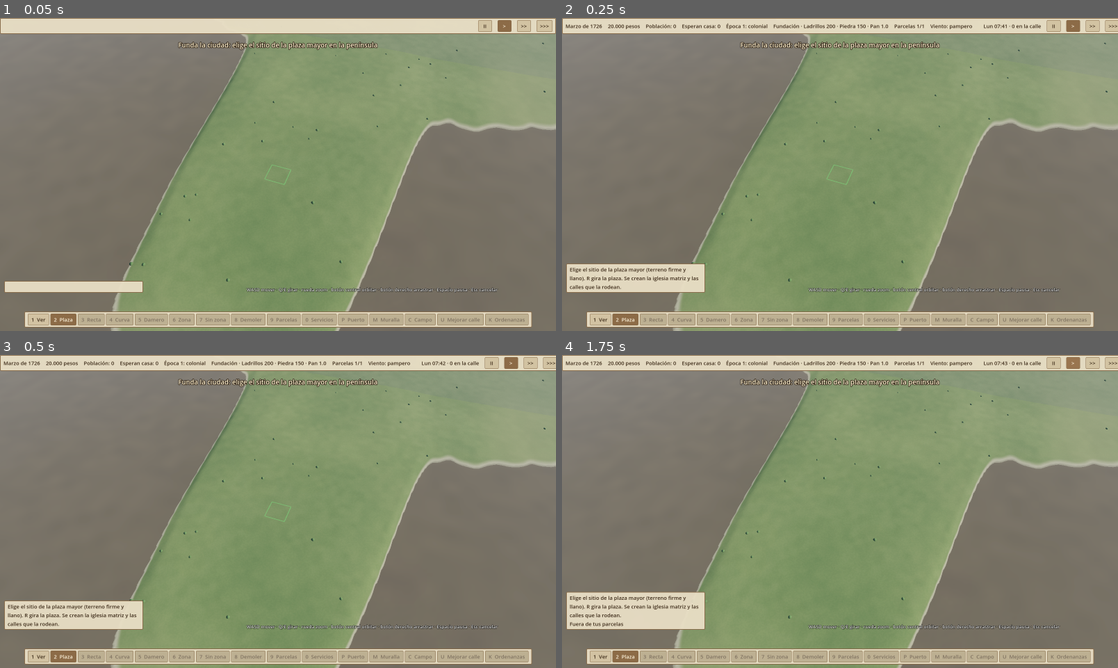
Above: before the commit, frames 1-4 (two rows, left to right).
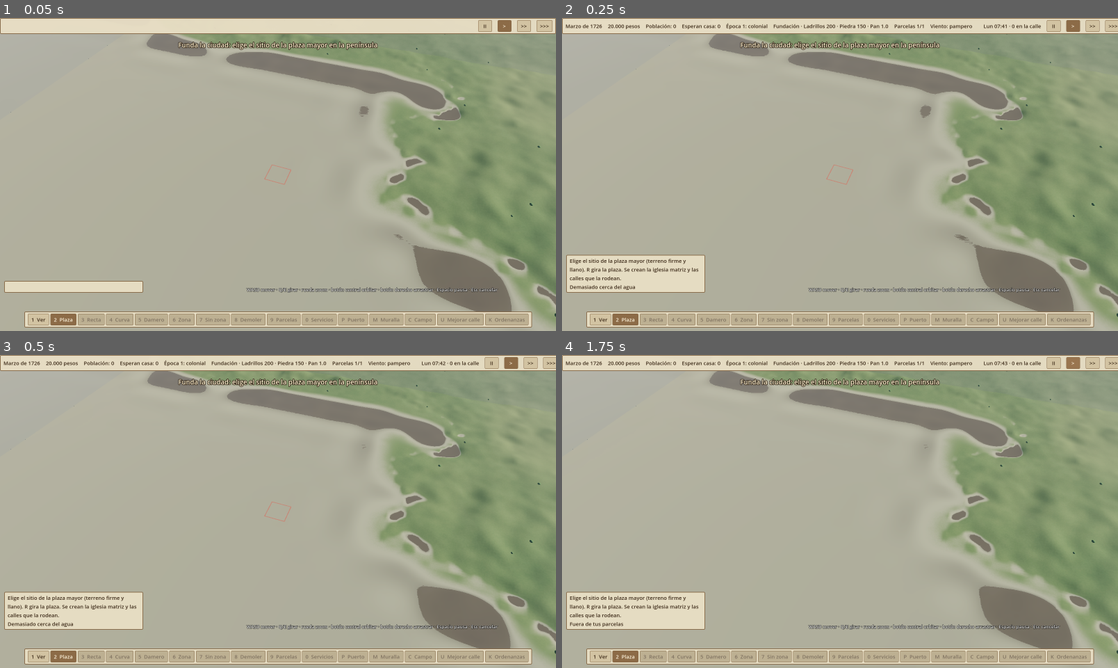
Above: after the commit, the same moments.

Repository: adriangrochi-code/city-Sim-2027
Game: Godot game, scene res://scenes/main.tscn
Same seed, same stepped clock (60 frames per second), same inputs: the game is played once before the commit and once after it.
Inputs:
- Up to frame 1 (0.05 s): no input
- Up to frame 2 (0.25 s): no input
- Up to frame 3 (0.5 s): no input
- Up to frame 4 (1.75 s): click "II" at 0.5 s; click ">" at 1.25 s

The runs differ from the first frame. In frame 1, 74% of the frame differs, in the area x 0-100%, y 0-100%; in frame 2, 73%; in frame 3, 73%; in frame 4, 72%.

Commit message:
Interfaz del motor y mapa real: trabajo en curso (2)
Más cambios parciales; se revisan y completan al terminar.

Co-Authored-By: Claude Opus 5.5 <noreply@anthropic.com>
Claude-Session: https://claude.ai/code/session_01QadJfNU4UeZ9j3NyR8vJkj

Diff:
--- a/scripts/world/terrain_gen.gd
+++ b/scripts/world/terrain_gen.gd
@@ -1,17 +1,36 @@
 extends RefCounted
-## Geografía del mapa (prototipo 1): península, bahía, cerro, arroyos y cuchillas.
-## La altura sale de una función determinista, así se puede consultar en cualquier punto
-## (malla del terreno, calles, solares, árboles y selección con el ratón).
+## Geografía del mapa. Por omisión es la **geografía real de Montevideo**: la península de la
+## Ciudad Vieja, la bahía, el Cerro, los arroyos y la costa del Río de la Plata, a partir de
+## datos de elevación reales (ver docs/sistemas/mapa-real.md y tools/mapa_real/).
+## La geografía inventada del primer prototipo sigue disponible con `--mapa=ficticio`.
+##
+## La altura se puede consultar en cualquier punto (malla del terreno, calles, solares,
+## árboles y selección con el ratón). Coordenadas: x hacia el este, z hacia el sur, en metros,
+## con (0, 0) en la esquina noroeste del mapa jugable.
 
 const MAP_SIZE := 24000.0
 const TILE_SIZE := 3000.0
 const TILES := 8
+const HASH_CELL := 200.0
+const MAP_DIR := "res://assets/mapas/montevideo/"
+
+## Mapa real: centro sugerido para la plaza mayor (Ciudad Vieja, junto a la Plaza Matriz) y
+## cumbre del Cerro. Los mismos valores están en assets/mapas/montevideo/meta.json.
+const FOUNDING_SITE := Vector2(11057.7, 14108.9)
+const CERRO := Vector2(5923.7, 12269.8)
+
+## Mapa ficticio del primer prototipo.
+const FOUNDING_SITE_FICTICIO := Vector2(13500.0, 16300.0)
+const CERRO_FICTICIO := Vector2(10000.0, 15100.0)
 const COAST_Z := 15600.0        # costa base (al sur está el río)
 const BAY_X := 11600.0          # centro de la bahía
 const PENINSULA_X := 13500.0    # centro de la península
-const CERRO := Vector2(10000.0, 15100.0)
-const HASH_CELL := 200.0
-
+
+## Cauce de los arroyos del mapa real: se hunde un poco el terreno y el agua corre por encima.
+const CAUCE_PROFUNDIDAD := 1.6
+const CAUCE_ANCHO := 30.0
+
+var real := true
 var arroyos: Array[PackedVector2Array] = []
 var _n_coast := FastNoiseLite.new()
 var _n_hills := FastNoiseLite.new()
@@ -19,6 +38,24 @@
 var _seg_a := PackedVector2Array()
 var _seg_b := PackedVector2Array()
 var _seg_hash := {}
+# Datos del mapa real (uint16: metros = valor / 200 − 50).
+var _main := PackedByteArray()
+var _main_n := 0
+var _main_step := 20.0
+var _ctx := PackedByteArray()
+var _ctx_n := 0
+var _ctx_step := 100.0
+var _ctx_from := -6000.0
+
+
+## ¿Se pidió el mapa ficticio por línea de comandos (`--mapa=ficticio`)?
+static func ficticio_pedido() -> bool:
+	return OS.get_cmdline_user_args().has("--mapa=ficticio") or OS.get_cmdline_args().has("--mapa=ficticio")
+
+
+## Sitio de fundación según el mapa en uso (sin crear el generador).
+static func founding_site_default() -> Vector2:
+	return FOUNDING_SITE_FICTICIO if ficticio_pedido() else FOUNDING_SITE
 
 
 func _init(seed_value: int = 1726) -> void:
@@ -29,7 +66,10 @@
 	_n_hills.fractal_octaves = 3
 	_n_detail.seed = seed_value + 2
 	_n_detail.frequency = 0.004
-	# Arroyo que desemboca en la bahía y otro al este de la península.
+	real = not ficticio_pedido() and _load_real()
+	if real:
+		return
+	# Mapa ficticio: arroyo que desemboca en la bahía y otro al este de la península.
 	_add_arroyo(PackedVector2Array([
 		Vector2(11600, 14400), Vector2(11450, 13300), Vector2(11800, 12100),
 		Vector2(11200, 10800), Vector2(11500, 9200), Vector2(10900, 7600), Vector2(11200, 6000)]))
@@ -38,34 +78,93 @@
 		Vector2(16900, 11800), Vector2(16500, 10200)]))
 
 
-## Línea de costa: para cada x, la z donde empieza el agua.
-func coast_z(x: float) -> float:
-	var z := COAST_Z + _n_coast.get_noise_1d(x) * 380.0
-	z -= 1500.0 * exp(-pow((x - BAY_X) / 1100.0, 2.0))
-	z += 1700.0 * exp(-pow((x - PENINSULA_X) / 520.0, 6.0))
-	return z
-
+## Centro sugerido para la plaza mayor en el mapa en uso.
+func founding_site() -> Vector2:
+	return FOUNDING_SITE if real else FOUNDING_SITE_FICTICIO
+
+
+func cerro() -> Vector2:
+	return CERRO if real else CERRO_FICTICIO
+
+
+# --- Mapa real ----------------------------------------------------------------------------
+
+func _load_real() -> bool:
+	var meta_txt := FileAccess.get_file_as_string(MAP_DIR + "meta.json")
+	var meta = JSON.parse_string(meta_txt)
+	if typeof(meta) != TYPE_DICTIONARY:
+		push_warning("No se encontró el mapa real; se usa el mapa ficticio")
+		return false
+	_main = FileAccess.get_file_as_bytes(MAP_DIR + "altura.bin")
+	_ctx = FileAccess.get_file_as_bytes(MAP_DIR + "contexto.bin")
+	_main_n = int(meta["muestras"])
+	_main_step = float(meta["paso_m"])
+	_ctx_n = int(meta["contexto"]["muestras"])
+	_ctx_step = float(meta["contexto"]["paso_m"])
+	_ctx_from = float(meta["contexto"]["desde_m"])
+	if _main.size() != _main_n * _main_n * 2 or _ctx.size() != _ctx_n * _ctx_n * 2:
+		push_warning("El mapa real está incompleto; se usa el mapa ficticio")
+		return false
+	var arr = JSON.parse_string(FileAccess.get_file_as_string(MAP_DIR + "arroyos.json"))
+	if typeof(arr) == TYPE_DICTIONARY:
+		for line in arr["arroyos"]:
+			var pts := PackedVector2Array()
+			for p in line:
+				pts.append(Vector2(float(p[0]), float(p[1])))
+			_register_arroyo(pts)
+	return true
+
+
+static func _sample(bytes: PackedByteArray, n: int, step: float, from: float, x: float, z: float) -> float:
+	var fx := clampf((x - from) / step, 0.0, n - 1.001)
+	var fz := clampf((z - from) / step, 0.0, n - 1.001)
+	var i := int(fz)
+	var j := int(fx)
+	var tx := fx - j
+	var tz := fz - i
+	var o := (i * n + j) * 2
+	var a := bytes.decode_u16(o)
+	var b := bytes.decode_u16(o + 2)
+	var c := bytes.decode_u16(o + n * 2)
+	var d := bytes.decode_u16(o + n * 2 + 2)
+	var v := lerpf(lerpf(a, b, tx), lerpf(c, d, tx), tz)
+	return v / 200.0 - 50.0
+
+
+## Altura del relieve real, sin el cauce de los arroyos.
+func raw_height(x: float, z: float) -> float:
+	if x >= 0.0 and z >= 0.0 and x <= MAP_SIZE and z <= MAP_SIZE:
+		return _sample(_main, _main_n, _main_step, 0.0, x, z)
+	return _sample(_ctx, _ctx_n, _ctx_step, _ctx_from, x, z)
+
+
+## Nivel del agua de un arroyo en ese punto (para dibujar el agua que corre por el cauce).
+func arroyo_water_height(x: float, z: float) -> float:
+	if not real:
+		return 0.0
+	return raw_height(x, z) - CAUCE_PROFUNDIDAD * 0.55
+
+
+# --- Consultas comunes ---------------------------------------------------------------------
 
 func height(x: float, z: float) -> float:
-	var d := coast_z(x) - z
-	var h: float
-	if d < 0.0:
-		h = maxf(d * 0.015, -14.0)
-	else:
-		var inland := clampf(d / 3000.0, 0.0, 1.0)
-		h = 0.25 + minf(d * 0.035, 7.0)
-		h += (_n_hills.get_noise_2d(x, z) * 0.5 + 0.5) * 48.0 * inland
-		h += _n_detail.get_noise_2d(x, z) * 1.2 * clampf(d / 200.0, 0.0, 1.0)
-	var dc := Vector2(x, z).distance_squared_to(CERRO)
-	h += 135.0 * exp(-dc / (2.0 * 380.0 * 380.0))
-	var da := arroyo_distance(x, z)
-	if da < 160.0:
-		h = lerpf(minf(h, -1.2), h, smoothstep(10.0, 160.0, da))
+	if not real:
+		return _height_ficticio(x, z)
+	var h := raw_height(x, z)
+	if h > 0.3:
+		var da := arroyo_distance(x, z)
+		if da < CAUCE_ANCHO:
+			h -= CAUCE_PROFUNDIDAD * (1.0 - smoothstep(8.0, CAUCE_ANCHO, da))
 	return h
 
 
 func is_land(x: float, z: float) -> bool:
 	return height(x, z) > 0.4
+
+
+## Agua del río o de un arroyo (para no construir encima).
+func is_water(x: float, z: float) -> bool:
+	return height(x, z) <= 0.4 or (real and arroyo_distance(x, z) < 7.0)
 
 
 func arroyo_distance(x: float, z: float) -> float:
@@ -84,8 +183,7 @@
 	return best
 
 
-func _add_arroyo(raw: PackedVector2Array) -> void:
-	var pts := _smooth_path(raw, 40.0)
+func _register_arroyo(pts: PackedVector2Array) -> void:
 	arroyos.append(pts)
 	for i in pts.size() - 1:
 		var a := pts[i]
@@ -101,6 +199,38 @@
 				var arr: PackedInt32Array = _seg_hash.get(k, PackedInt32Array())
 				arr.append(si)
 				_seg_hash[k] = arr
+
+
+# --- Mapa ficticio (primer prototipo) -------------------------------------------------------
+
+## Línea de costa ficticia: para cada x, la z donde empieza el agua.
+func coast_z(x: float) -> float:
+	var z := COAST_Z + _n_coast.get_noise_1d(x) * 380.0
+	z -= 1500.0 * exp(-pow((x - BAY_X) / 1100.0, 2.0))
+	z += 1700.0 * exp(-pow((x - PENINSULA_X) / 520.0, 6.0))
+	return z
+
+
+func _height_ficticio(x: float, z: float) -> float:
+	var d := coast_z(x) - z
+	var h: float
+	if d < 0.0:
+		h = maxf(d * 0.015, -14.0)
+	else:
+		var inland := clampf(d / 3000.0, 0.0, 1.0)
+		h = 0.25 + minf(d * 0.035, 7.0)
+		h += (_n_hills.get_noise_2d(x, z) * 0.5 + 0.5) * 48.0 * inland
+		h += _n_detail.get_noise_2d(x, z) * 1.2 * clampf(d / 200.0, 0.0, 1.0)
+	var dc := Vector2(x, z).distance_squared_to(CERRO_FICTICIO)
+	h += 135.0 * exp(-dc / (2.0 * 380.0 * 380.0))
+	var da := arroyo_distance(x, z)
+	if da < 160.0:
+		h = lerpf(minf(h, -1.2), h, smoothstep(10.0, 160.0, da))
+	return h
+
+
+func _add_arroyo(raw: PackedVector2Array) -> void:
+	_register_arroyo(_smooth_path(raw, 40.0))
 
 
 ## Suaviza el trazado con Catmull-Rom y le agrega meandros con ruido.
